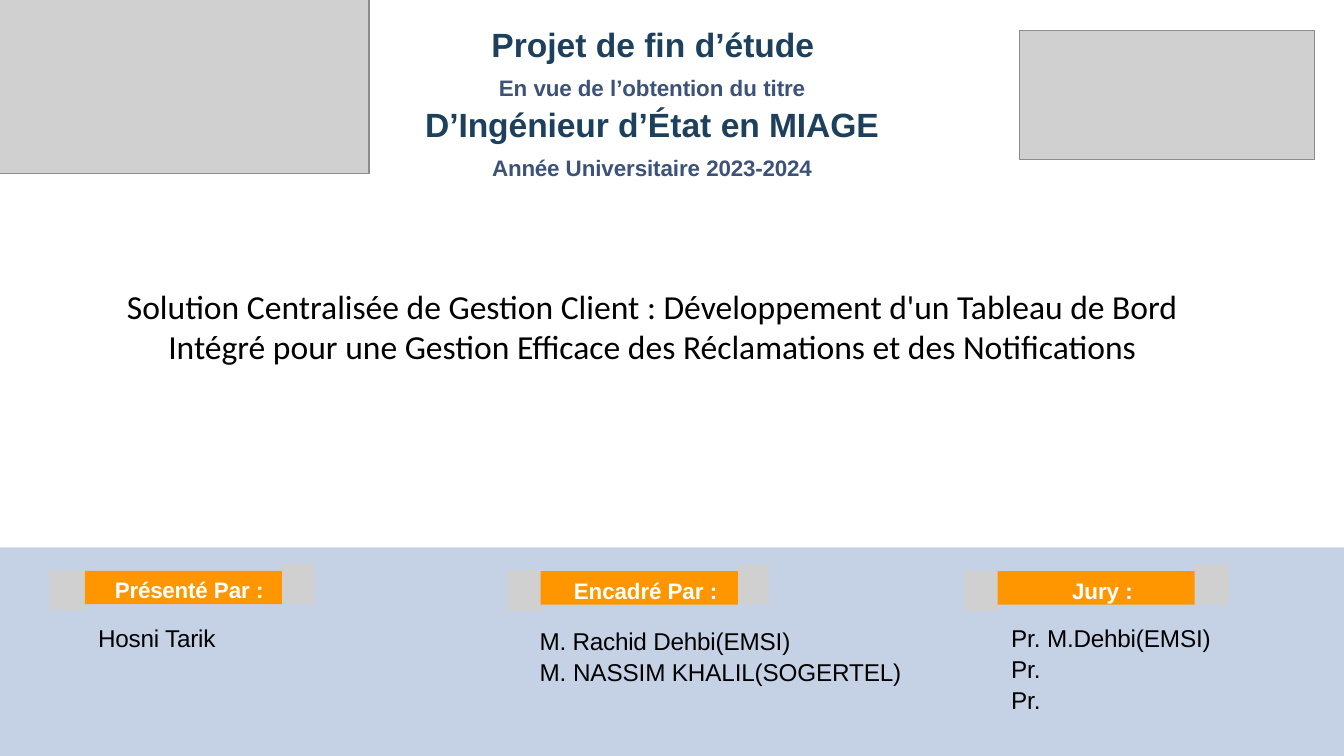
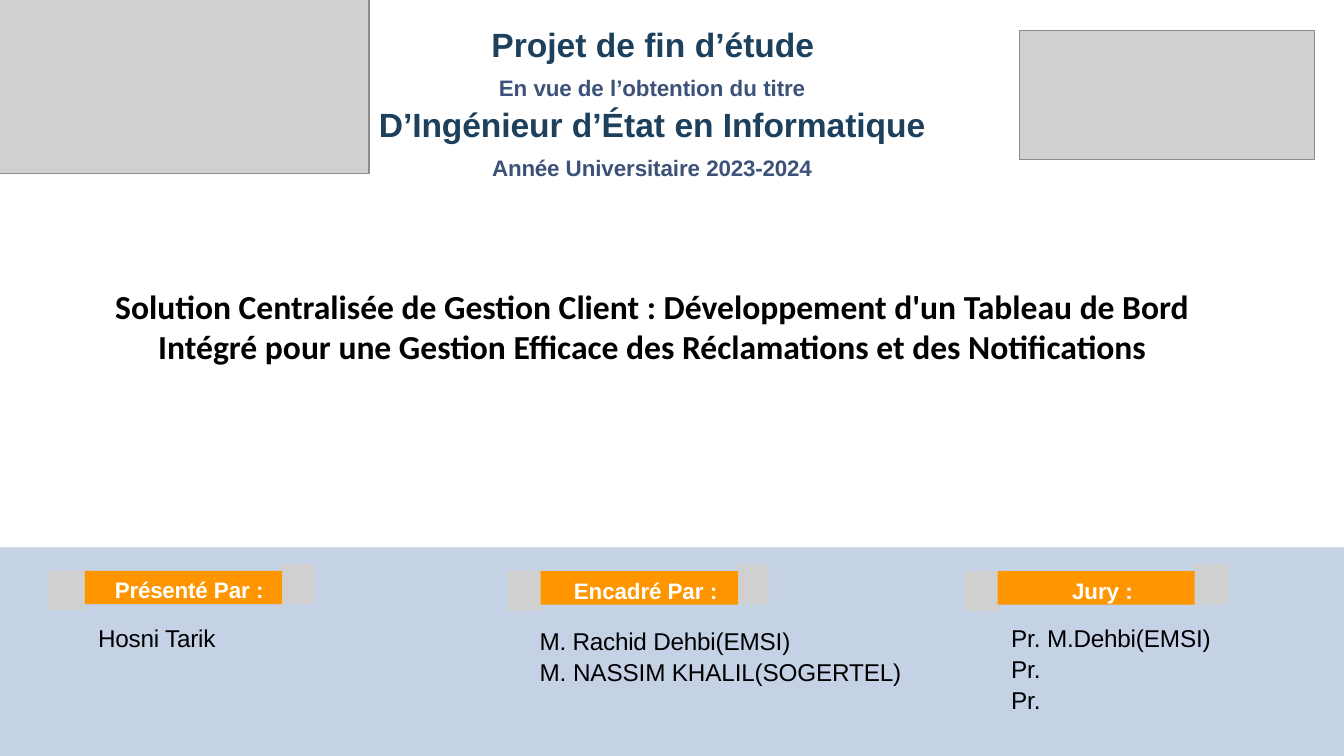
Before and after one commit to hosnidotech123/dashboard_pfe, a slide deck: slide 1 of stage pfe.pptx. Drawn at 1344x756 pixels with LibreOffice and Linux fonts; fonts in the diff are those of the drawing; grey boxes stand for pictures. Boxes give left, top, right and bottom in pixels: in the first picture for what was removed or moved away, otherwise in the second. Text is boxed around its words. In the diff, an @@ line names an element or a change of style, - is before the commit and + after.

```diff
--- a/stage pfe.pptx
+++ b/stage pfe.pptx
@@ text at bbox=[379, 110, 925, 143]: text changed @@
-D’Ingénieur d’État en MIAGE
+D’Ingénieur d’État en Informatique
@@ text "Solution Centralisée de Gestion Client ..." at bbox=[115, 295, 1188, 365]: bold on @@
```
Also in this commit, not shown: 18 other slides changed, 7 slides added, 11 slides removed, 4 other files.
